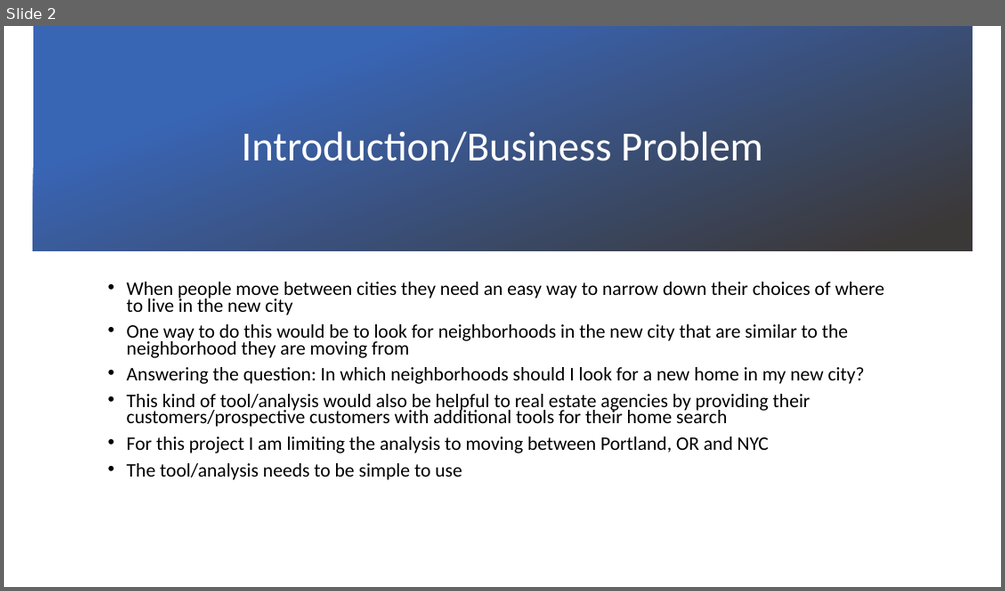
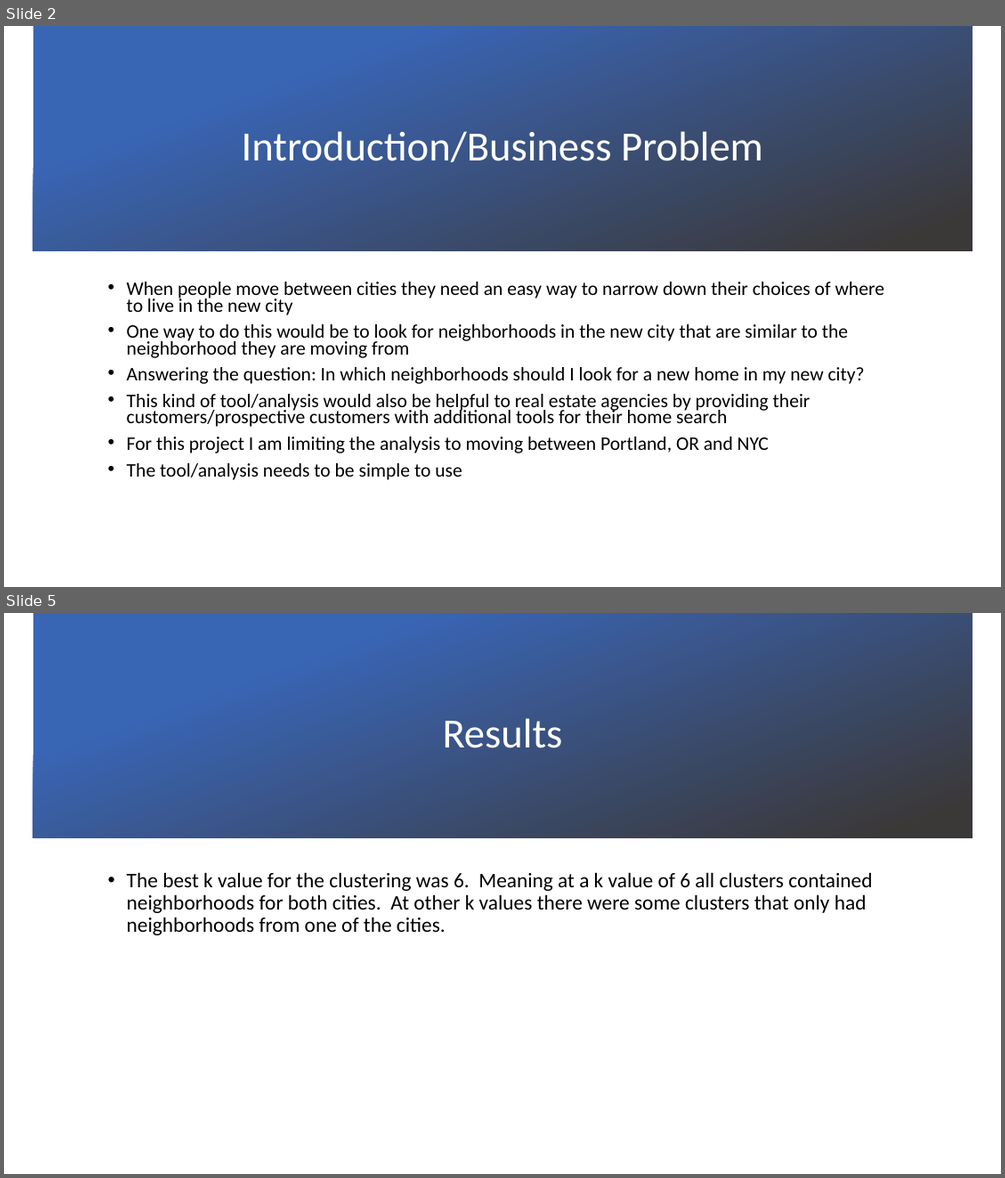
Before and after one commit to tferkel4006/Coursera_Capstone, a slide deck: Battle Of The Neighborhoods.pptx. Shown one above the other, each under a label of ours: slide 2 before the commit, slides 2 and 5 after it; the slides between them are not shown. The pictures are 1005x591 and 1005x1178 pixels, drawn with LibreOffice and Linux fonts; fonts in the diff are those of the drawing; background and template pictures are left out. Boxes give left, top, right and bottom in pixels: in the first picture for what was removed or moved away, otherwise in the second. Text is boxed around its words. In the diff, an @@ line names an element or a change of style, - is before the commit and + after.

```diff
--- a/Battle Of The Neighborhoods.pptx
+++ b/Battle Of The Neighborhoods.pptx
@@ slide 5 added at (x1=4, y1=613, x2=1001, y2=1174), background picture (left out) @@
@@ rectangle added at (x1=33, y1=613, x2=972, y2=838), fill gradient #3965B5 to #3B3838 @@
@@ title added at (x1=443, y1=718, x2=563, y2=748), 40 pt, text #FFFFFF @@
+Results
@@ text added at (x1=127, y1=872, x2=872, y2=935), 20 pt, text #000000 @@
+• The best k value for the clustering was 6. Meaning at a k value of 6 all clusters contained neighborhoods for both cities. At other k values there were some clusters that only had neighborhoods from one of the cities.
```
Also in this commit, not shown: 1 slide changed, 3 other slides added.
